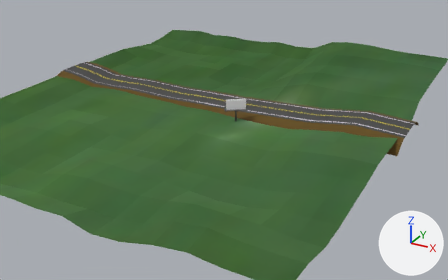
Two versions of the glTF model assets/models/clear-skies.glb, one commit apart.
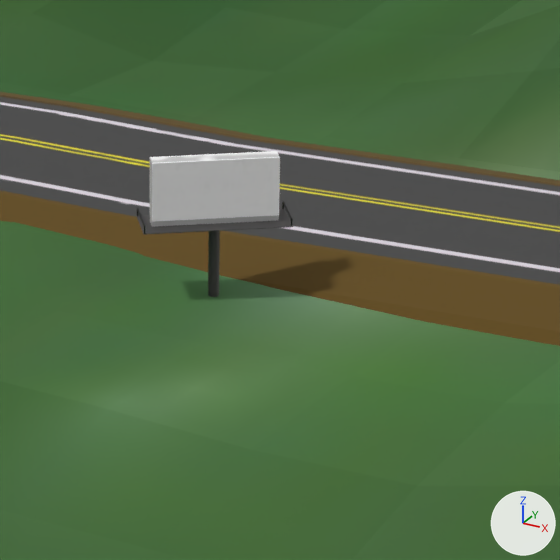
Each version is shown from a 50 mm camera at (355.1, -598.9, 262.3) aimed at (44.1, -33.4, -20.4), then close up on the part from 45% to 65% of the width and 27% to 58% of the height. The lights are fixed; the arrows at lower right show +X, +Y and +Z. The older version's two pictures come first. Where no turn or scale is listed for an object, it has been applied to the vertices.

In view in the first close-up: 'Billboard', 'Grass', 'Road'.
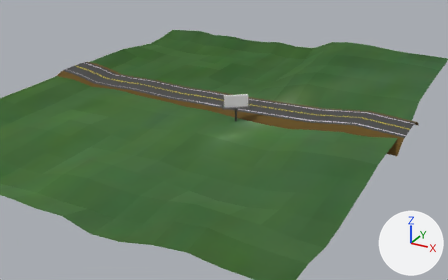
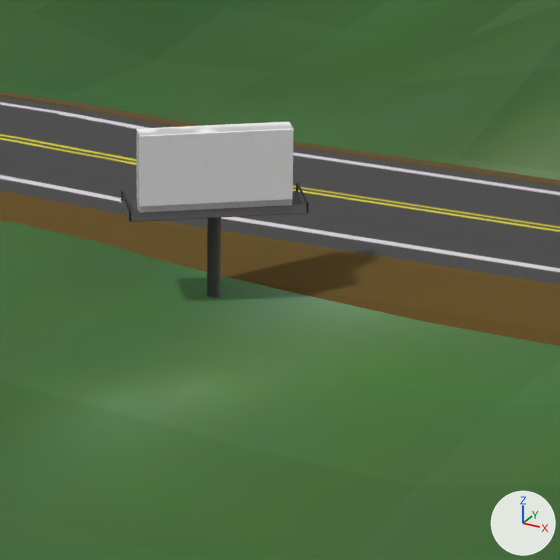
Where the change shows, as pixel boxes [x1, y1, x2, y2] in the close-ups (560 x 560 px):
'Billboard', rescaled (20% wider, 20% taller)
    before: [136, 151, 293, 297]
    after: [121, 122, 309, 297]
'ad', added
    after: [137, 122, 273, 129]

Patch to the scene script:
```diff
--- a/assets/models/clear-skies.glb.py
+++ b/assets/models/clear-skies.glb.py
@@ img_ad @@
+img_ad = load_image('ad', '_unpacked/ad', 460, 220, 'sRGB')
@@ mat_ad @@
+mat_ad = principled_material('ad')
+mat_ad.texture = img_ad  # with its transparency
@@ me_ad @@
+me_ad.from_pydata(...)  # 4 vertices, 2 faces; spans x -10.8..10.8, y -8.0..8.0, z -6.4..6.4
+me_ad.materials.append(mat_ad)  # picture img_ad
@@ ob_billboard @@
 ob_billboard.rotation_euler = (0.0, 0.0, -0.931)  # degrees (0, 0, -53)
+ob_billboard.scale = (1.2, 1.2, 1.2)
@@ ob_ad @@
+ob_ad = bpy.data.objects.new('ad', me_ad)
+ob_ad.location = (47.9, -12.7, 21.7)
```
